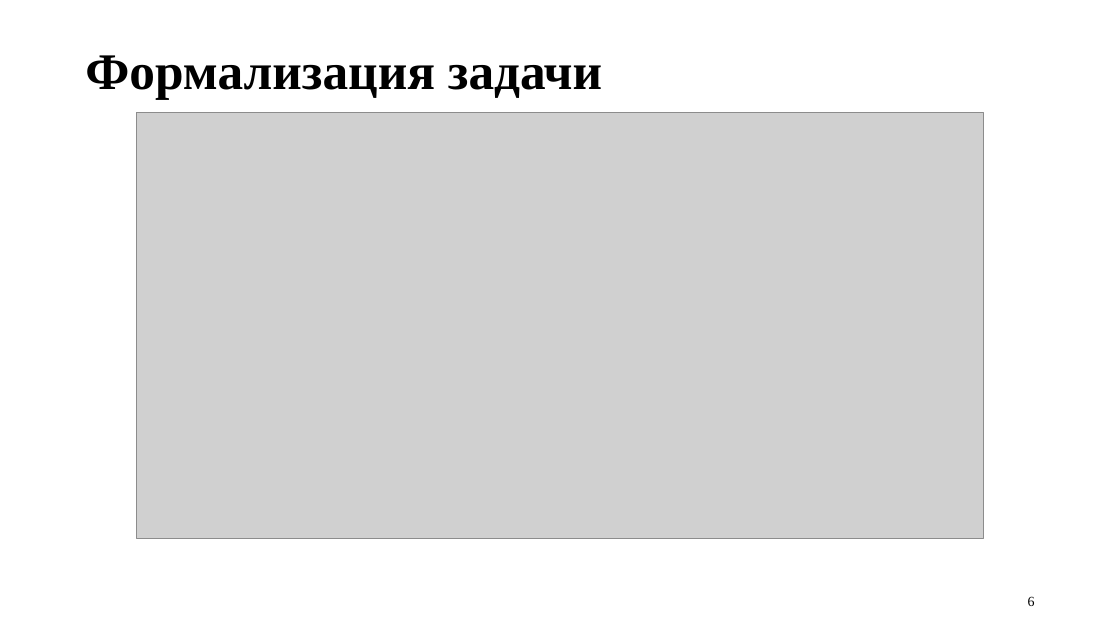
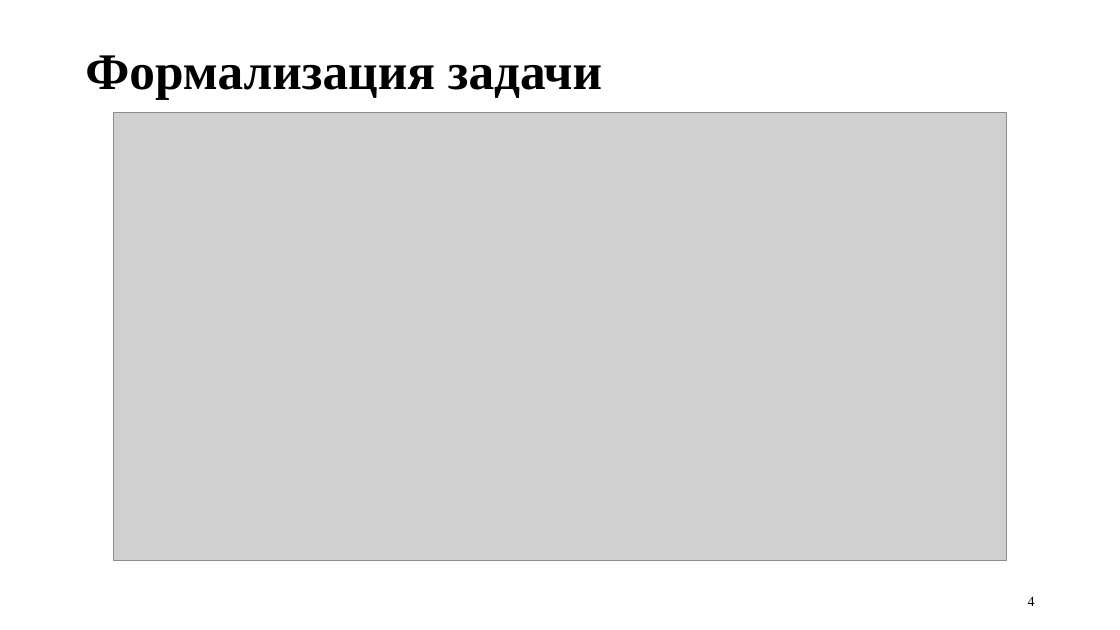
Before and after one commit to uBaxa0IQ/BD_Coursework, a slide deck: slide 4 of prez/prez.pptx (slide 6 before the commit). Drawn at 1120x630 pixels with LibreOffice and Linux fonts; fonts in the diff are those of the drawing; grey boxes stand for pictures. Boxes give left, top, right and bottom in pixels: in the first picture for what was removed or moved away, otherwise in the second. Text is boxed around its words. In the diff, an @@ line names an element or a change of style, - is before the commit and + after.

```diff
--- a/prez/prez.pptx
+++ b/prez/prez.pptx
@@ picture: place and size @@
-picture at (136,113,984,539)
+picture at (114,113,1007,560)
@@ page number at (1028,596,1035,606): text changed @@
-6
+4
```
Also in this commit, not shown: 7 other slides changed, 6 other files.
